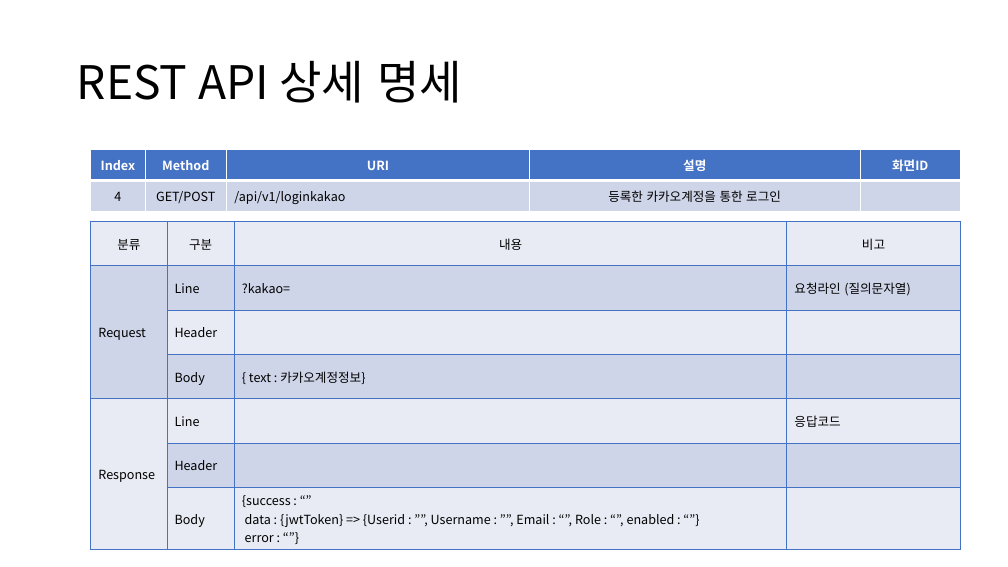
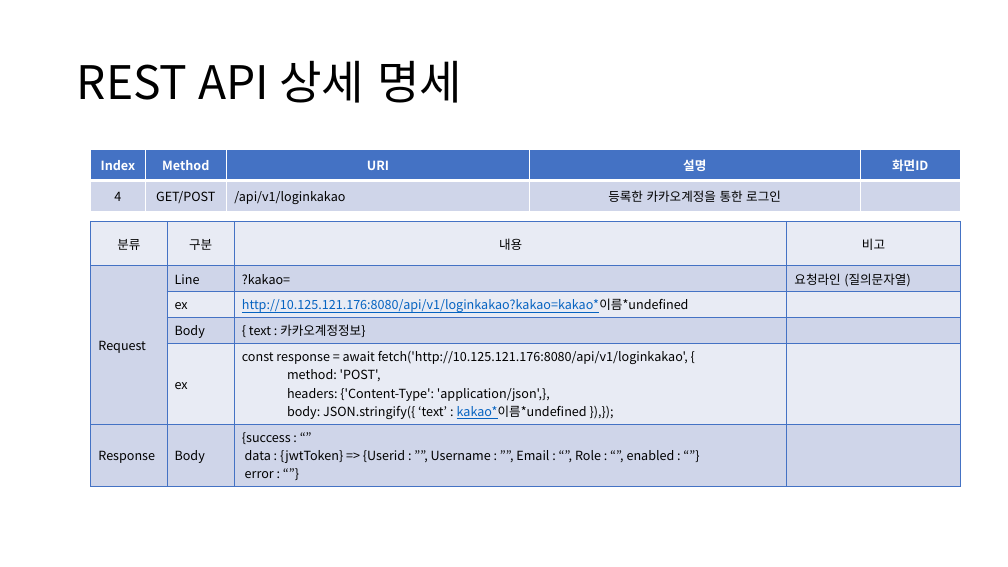
Before and after one commit to sujidaddy/workspace_miniproject, a slide deck: slide 26 of 미니프로젝트계획서제출용.pptx. Drawn at 1008x567 pixels with LibreOffice and Linux fonts; fonts in the diff are those of the drawing. Boxes give left, top, right and bottom in pixels: in the first picture for what was removed or moved away, otherwise in the second. Text is boxed around its words. In the diff, an @@ line names an element or a change of style, - is before the commit and + after.

```diff
--- a/미니프로젝트계획서제출용.pptx
+++ b/미니프로젝트계획서제출용.pptx
@@ table at (91,222,960,482) @@
-row 3, column 2: Header
+row 3, column 2: ex
-row 3, column 3: 
+row 3, column 3: http://10.125.121.176:8080/api/v1/loginkakao?kakao=kakao*이름*undefined
-row 5: Response | Line |  | 응답코드
-row 6:  | Header |  | 
-row 7:  | Body | {success : “” data : {jwtToken} => {Userid : ””, Username : ””, Email : “”, Role : “”, enabled : “”} / error : “”} | 
+row 5:  | ex | const response = await fetch('http://10.125.121.176:8080/api/v1/loginkakao', { / method: 'POST', / headers: {'Content-Type': 'application/json',}, / body: JSON.stringify({ ‘text’ : kakao*이름*undefined }),}); | 
+row 6: Response | Body | {success : “” data : {jwtToken} => {Userid : ””, Username : ””, Email : “”, Role : “”, enabled : “”} / error : “”} | 
```
Also in this commit, not shown: 19 other slides changed, 11 other files.
